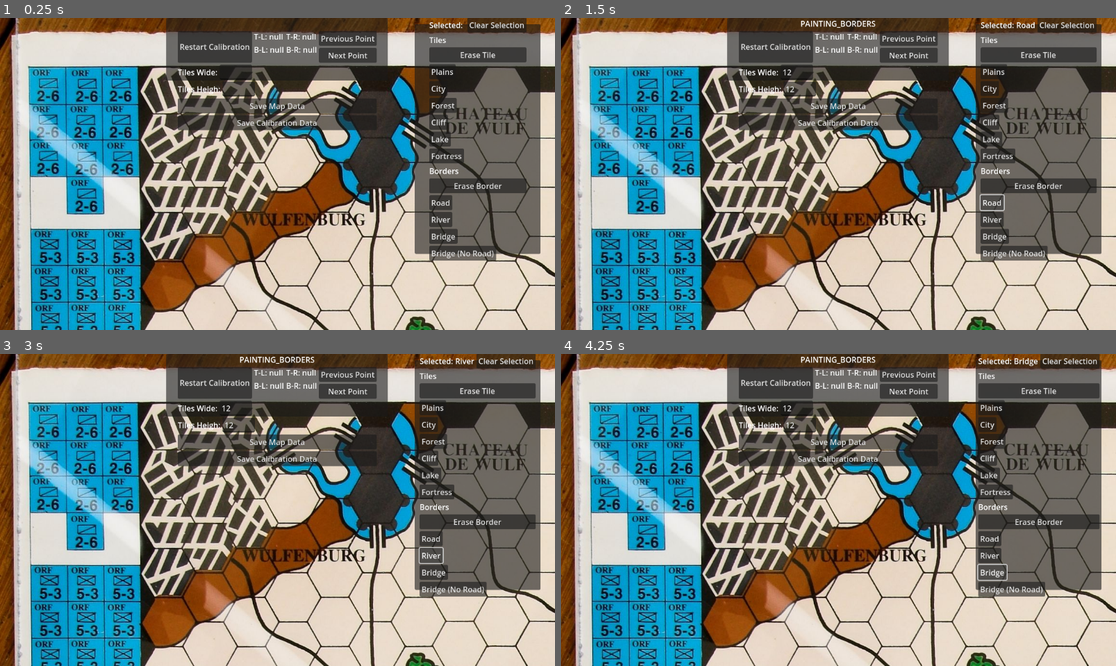
Above: before the commit, frames 1-4 (two rows, left to right).
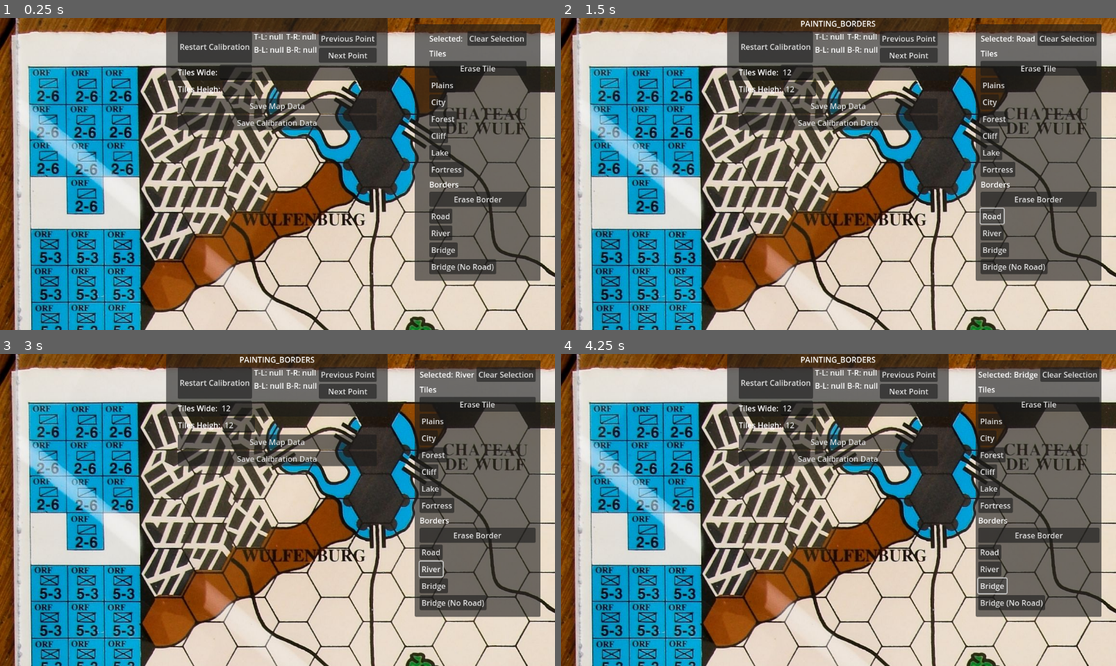
Above: after the commit, the same moments.

Repository: Jayjader/WarOfTheDukes
Game: Godot game, scene res://board_root.tscn
Two runs of this game, one before a commit and one after it. Both use one fixed random seed, a clock stepped at 60 frames per second and the inputs below.
Inputs (mouse positions are in pixels of both pictures, inside the frame that each line leads up to):
- Up to frame 1 (0.25 s): no input
- Up to frame 2 (1.5 s): click (794, 71) at 0.52 s; type "12" at 0.6 s; click (799, 89) at 0.75 s; type "12" at 0.83 s; click "Road" at 1.25 s
- Up to frame 3 (3 s): click "Road" at 2 s; click "River" at 2.75 s
- Up to frame 4 (4.25 s): click "Bridge" at 3.5 s

The runs differ from the first frame. In frame 1, 6.7% of the frame differs, in the area x 74-98%, y 0-85%; in frame 2, 7.3%; in frame 3, 7.3%; in frame 4, 7.4%.

Commit message:
better border display

Diff:
--- a/TileOverlay.gd
+++ b/TileOverlay.gd
@@ -275,19 +275,29 @@
 				var kind = borders[border_center]
 				var normals = Util.derive_border_normals_in_cube(Util.axial_to_cube(border_center))
 				var hex_above_border = Util.cube_to_axial(normals[0])
-				#var hex_below_border = Util.cube_to_axial(normals[1])
 				var a_hex_touching_border = border_center + Util.cube_to_axial(normals[0]) / 2
 				var hex_index = 0
 				while hex_index < 5 and Util.cube_directions[hex_index] != normals[0]:
 					hex_index += 1
-				#var above_index = Util.cube_directions.find(Vector3i(normals[0]))
-				#var below_index = Util.cube_directions.find(Vector3i(normals[1]))
 				var first_corner = origin + Util.hex_corner_trig(Util.hex_coords_to_pixel(a_hex_touching_border, hex_size), hex_size, (hex_index+2)%6)
 				var second_corner = origin + Util.hex_corner_trig(Util.hex_coords_to_pixel(a_hex_touching_border, hex_size), hex_size, (hex_index+3)%6)
-				draw_line(first_corner, second_corner, colors[kind], 10)
-				#var start_hex_corner = Util.hex_corner_trig()
-				#if kind == "bridge":
-				#	draw_line(Util.hex_coords_to_pixel(border, hex_size) + origin, hex_size, borders[border], 16)
+				if kind != "Road":
+					draw_line(first_corner, second_corner, colors[kind if not kind.begins_with("Bridge") else "River"], 10)
+				else:
+					draw_line(origin + Util.hex_coords_to_pixel(border_center + Util.cube_to_axial(normals[0]) / 3, hex_size), origin + Util.hex_coords_to_pixel(border_center, hex_size), colors[kind], 10)
+					draw_line(origin + Util.hex_coords_to_pixel(border_center + Util.cube_to_axial(normals[1]) / 3, hex_size), origin + Util.hex_coords_to_pixel(border_center, hex_size), colors[kind], 10)
+				if kind.begins_with("Bridge"):
+					var bridge_width = hex_size / 3
+					var remaining_basis_vectors = []
+					for vec in Util.cube_directions:
+						if normals[0] != vec and normals[1] != vec:
+							if not remaining_basis_vectors.has(-vec) and not remaining_basis_vectors.has(vec):
+								remaining_basis_vectors.append(vec)
+					var bridge_offset_basis = 2 * Util.cube_to_axial(remaining_basis_vectors[0] + remaining_basis_vectors[1])
+					draw_line(origin + Util.hex_coords_to_pixel(border_center + Util.cube_to_axial(normals[0]) / 3, hex_size) + bridge_offset_basis, origin + Util.hex_coords_to_pixel(border_center, hex_size) + bridge_offset_basis, colors[kind], 10)
+					draw_line(origin + Util.hex_coords_to_pixel(border_center + Util.cube_to_axial(normals[0]) / 3, hex_size) - bridge_offset_basis, origin + Util.hex_coords_to_pixel(border_center, hex_size) - bridge_offset_basis, colors[kind], 10)
+					draw_line(origin + Util.hex_coords_to_pixel(border_center + Util.cube_to_axial(normals[1]) / 3, hex_size) + bridge_offset_basis, origin + Util.hex_coords_to_pixel(border_center, hex_size) + bridge_offset_basis, colors[kind], 10)
+					draw_line(origin + Util.hex_coords_to_pixel(border_center + Util.cube_to_axial(normals[1]) / 3, hex_size) - bridge_offset_basis, origin + Util.hex_coords_to_pixel(border_center, hex_size) - bridge_offset_basis, colors[kind], 10)
 			if hovered != null:
 				var nearest_in_axial = nearest_hex_in_axial(hovered, origin, hex_size)
 				var nearest = Util.hex_coords_to_pixel(nearest_in_axial, hex_size) + origin
@@ -300,9 +310,9 @@
 					draw_circle(Util.hex_coords_to_pixel(border_center_in_axial, hex_size) + origin, 20, Color.DEEP_PINK)
 					var normals = Util.derive_border_normals_in_cube(Util.axial_to_cube(border_center_in_axial))
 					draw_line(
-						Util.hex_coords_to_pixel(border_center_in_axial + Util.cube_to_axial(Vector3(normals[0])), hex_size) + origin,
-						Util.hex_coords_to_pixel(border_center_in_axial + Util.cube_to_axial(Vector3(normals[1])), hex_size) + origin,
-						Color.GREEN, 20)
+						Util.hex_coords_to_pixel(border_center_in_axial + Util.cube_to_axial(Vector3(normals[0]))/2, hex_size) + origin,
+						Util.hex_coords_to_pixel(border_center_in_axial + Util.cube_to_axial(Vector3(normals[1]))/2, hex_size) + origin,
+						Color.GREEN, 10)
 					draw_string_outline(get_theme_default_font(), nearest, "%s"%border_center_in_axial, HORIZONTAL_ALIGNMENT_CENTER, -1, 16, 2, Color.BLACK)
 					draw_string(get_theme_default_font(), nearest, "%s"%border_center_in_axial, HORIZONTAL_ALIGNMENT_CENTER, -1, 16, Color.WHITE)
 
--- a/board_root.tscn
+++ b/board_root.tscn
@@ -133,7 +133,7 @@
 offset_left = 861.0
 offset_top = 13.0
 offset_right = 1122.0
-offset_bottom = 490.0
+offset_bottom = 546.0
 script = ExtResource("5_qxi0c")
 items = Array[String](["Plains", "City", "Forest", "Cliff", "Lake", "Fortress"])
 borders = Array[String](["Road", "River", "Bridge", "Bridge (No Road)"])
